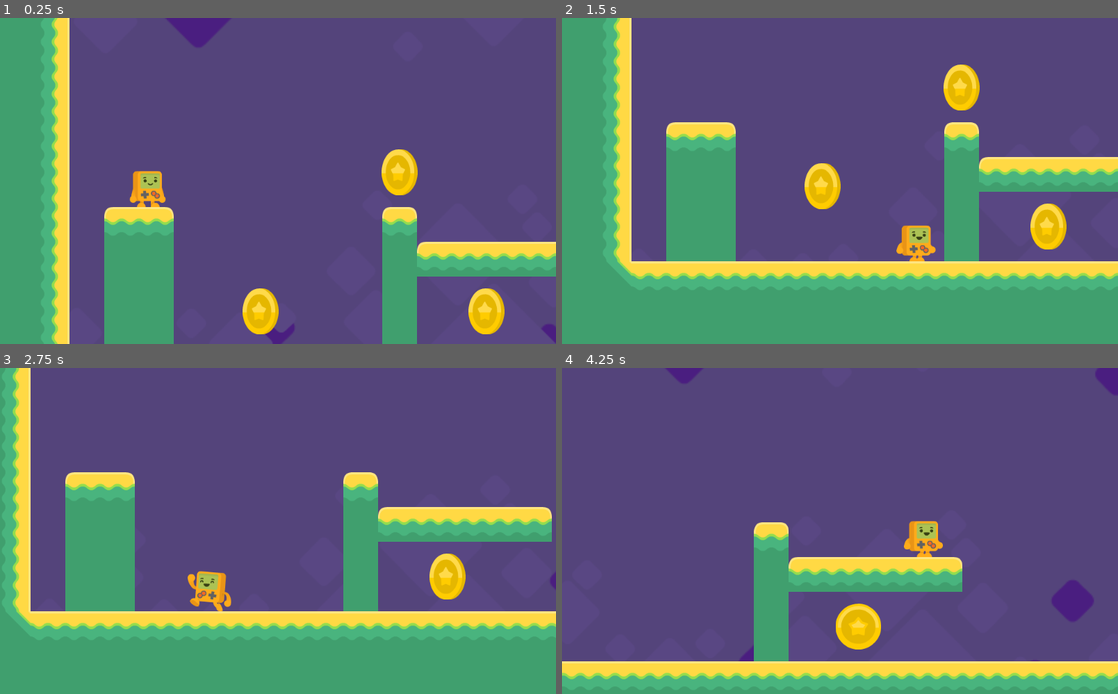
Above: before the commit, frames 1-4 (two rows, left to right).
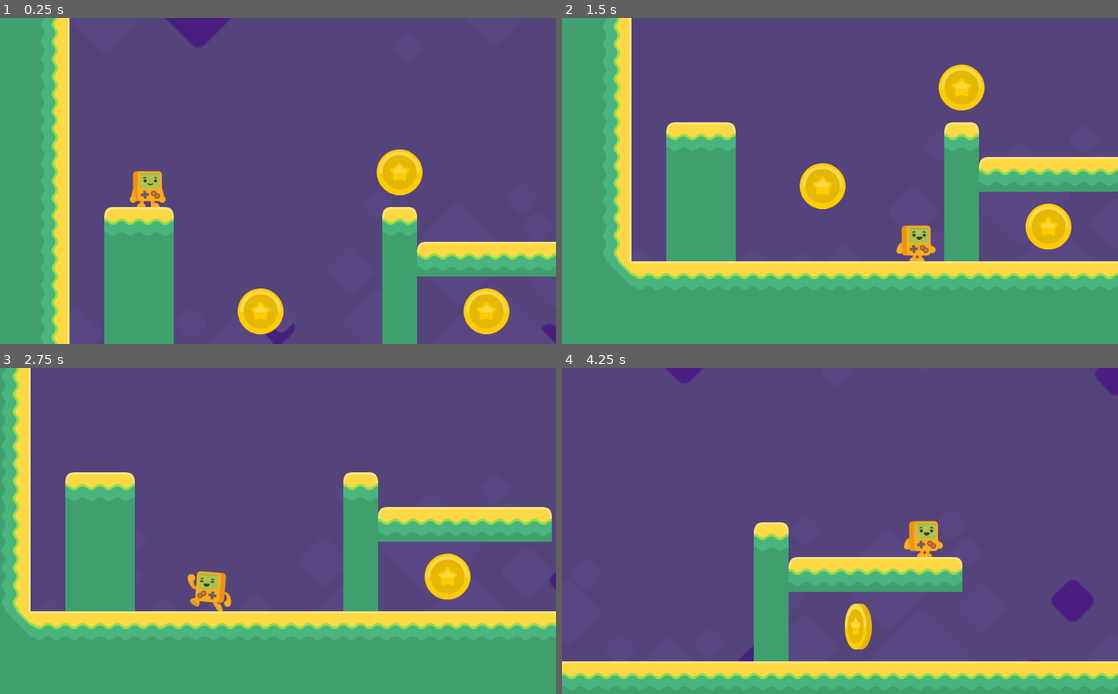
Above: after the commit, the same moments.

Repository: reapersremorse/RR_2D_Platformer_Tutorial_OpenGL2.0
Game: Godot game, scene res://Level1.tscn
Two runs of this game, one before a commit and one after it. Both use one fixed random seed, a clock stepped at 60 frames per second and the inputs below.
Inputs:
- Up to frame 1 (0.25 s): no input
- Up to frame 2 (1.5 s): hold D (Movement_Right) from 0.53 s (still down); tap W (Movement_Up-Jump) at 0.77 s
- Up to frame 3 (2.75 s): tap W (Movement_Up-Jump) at 1.52 s; release D (Movement_Right) at 2.03 s; hold A (Movement_Left) from 2.03 s (still down)
- Up to frame 4 (4.25 s): release A (Movement_Left) at 2.78 s; hold D (Movement_Right) from 2.78 s (still down); tap W (Movement_Up-Jump) at 3.02, 3.77 s

The runs differ from the first frame. In frame 1, 1.3% of the frame differs, in the area x 42-92%, y 40-98%; in frame 2, 1.3%, in the area x 42-92%, y 14-72%; in frame 3, 0.4%; in frame 4, 0.6%.
Error in both runs: Invalid call. Nonexistent function 'add_coin' in base 'StaticBody2D'. (res://Coin.gd:9)

Commit message:
Fixed collision

Diff:
--- a/Level1.tscn
+++ b/Level1.tscn
@@ -88,7 +88,7 @@
 collision_layer = 2
 collision_mask = 49
 format = 1
-tile_data = PoolIntArray( -65509, 0, 0, -65508, 1, 0, -65507, 1, 0, -65506, 1, 0, -65505, 2, 0, 131094, 0, 0, 131095, 1, 0, 131096, 1, 0 …(198 unchanged characters)…
+tile_data = PoolIntArray( -65509, 0, 0, -65508, 1, 0, -65507, 1, 0, -65506, 1, 0, -65505, 2, 0, 65564, 0, 0, 131094, 0, 0, 131095, 1, 0, 131096, 1, 0 …(198 unchanged characters)…
 
 [node name="5xStaticBody2D" type="StaticBody2D" parent="Platforms"]
 
--- a/reapersremorse/assets/Characters/Steve.gd
+++ b/reapersremorse/assets/Characters/Steve.gd
@@ -28,9 +28,6 @@
 	#Jump
 	if Input.is_action_just_pressed("Movement_Up-Jump") and is_on_floor():
 		velocity.y = PlayerJumpVelocity
-
-
-
 	velocity.y = velocity.y + PlayerGravity
 
 	velocity = move_and_slide(velocity,Vector2.UP)
--- a/reapersremorse/assets/Coins/Coin.tscn
+++ b/reapersremorse/assets/Coins/Coin.tscn
@@ -24,7 +24,7 @@
 }
 
 [node name="Coin" type="Area2D"]
-collision_layer = 0
+collision_layer = 8
 script = ExtResource( 2 )
 
 [node name="CollisionShape2D" type="CollisionShape2D" parent="."]
@@ -33,6 +33,7 @@
 [node name="AnimatedSprite" type="AnimatedSprite" parent="."]
 frames = ExtResource( 1 )
 animation = "Coin_Animation"
+frame = 2
 playing = true
 
 [node name="AnimationPlayer" type="AnimationPlayer" parent="."]
